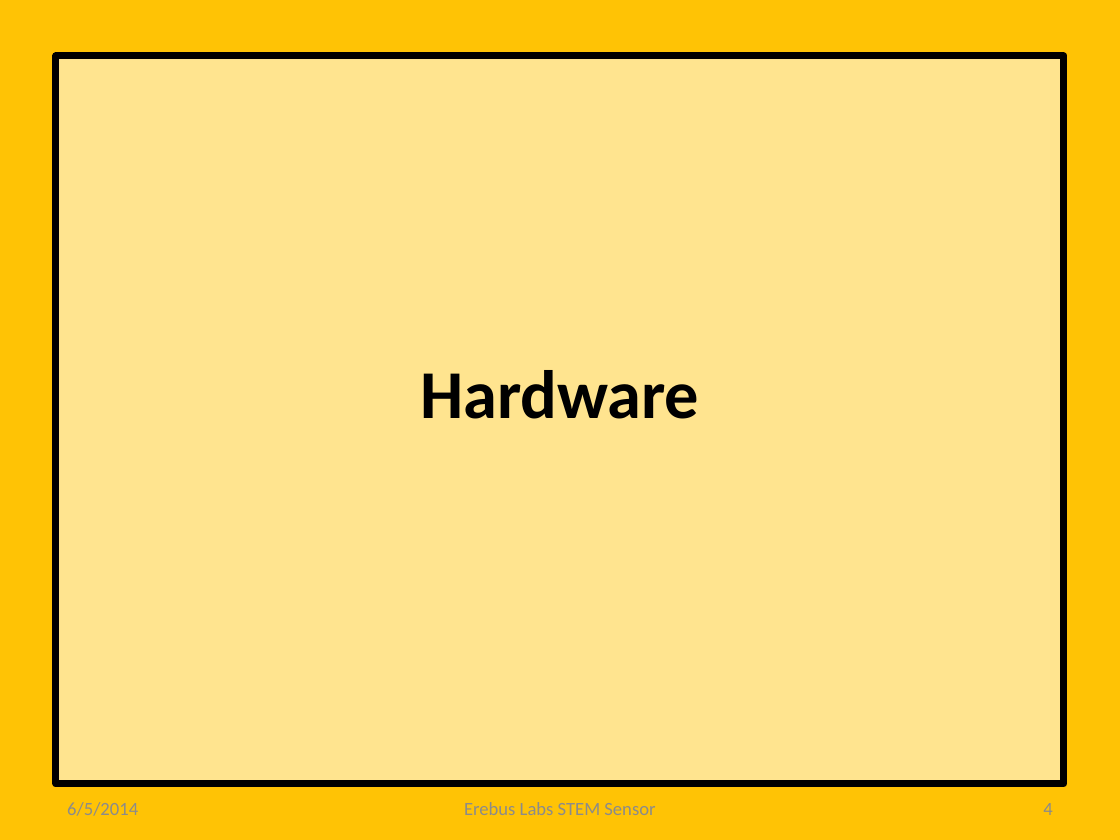
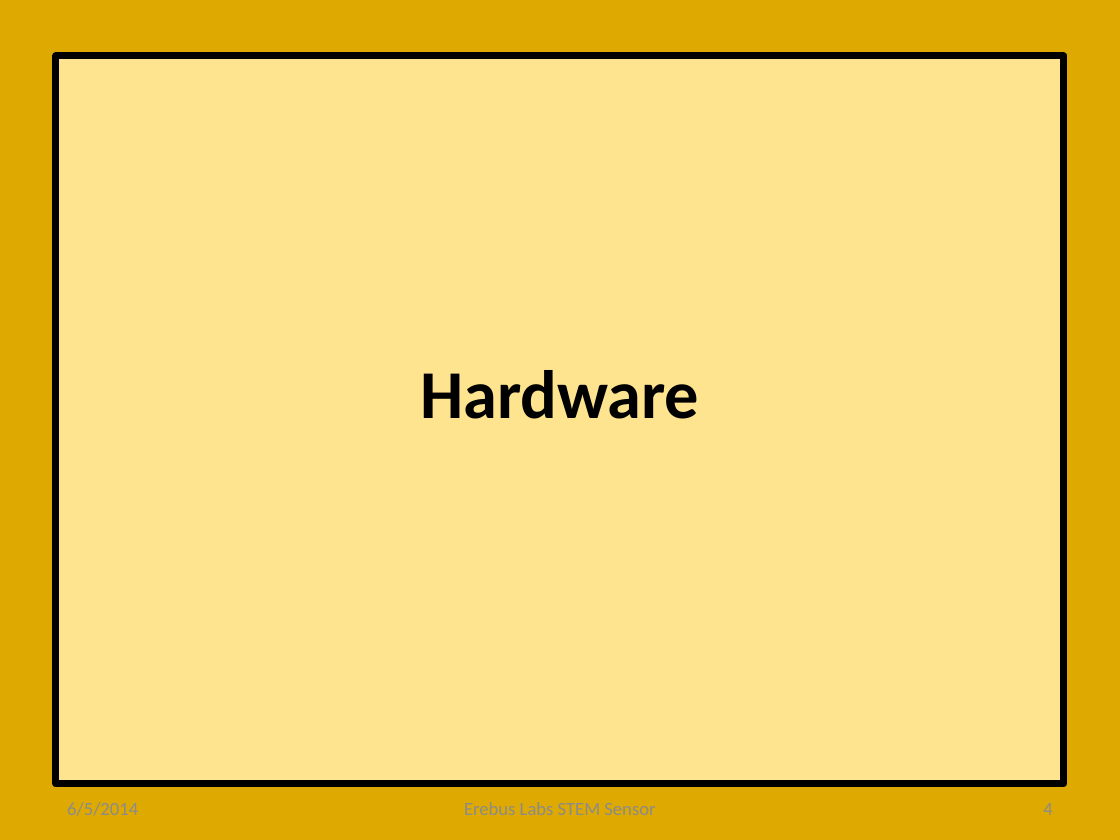
Before and after one commit to erebus-labs/PSU-VOC-SENSOR-2K14, a slide deck: slide 4 of Documents/source_documents/Presentation.pptx. Drawn at 1120x840 pixels with LibreOffice and Linux fonts; fonts in the diff are those of the drawing. Boxes give left, top, right and bottom in pixels: in the first picture for what was removed or moved away, otherwise in the second. Text is boxed around its words. In the diff, an @@ line names an element or a change of style, - is before the commit and + after.

```diff
--- a/Documents/source_documents/Presentation.pptx
+++ b/Documents/source_documents/Presentation.pptx
@@ background #FFC305 to #DEA900 @@
```
Also in this commit, not shown: 12 other slides changed, 1 slide removed.
